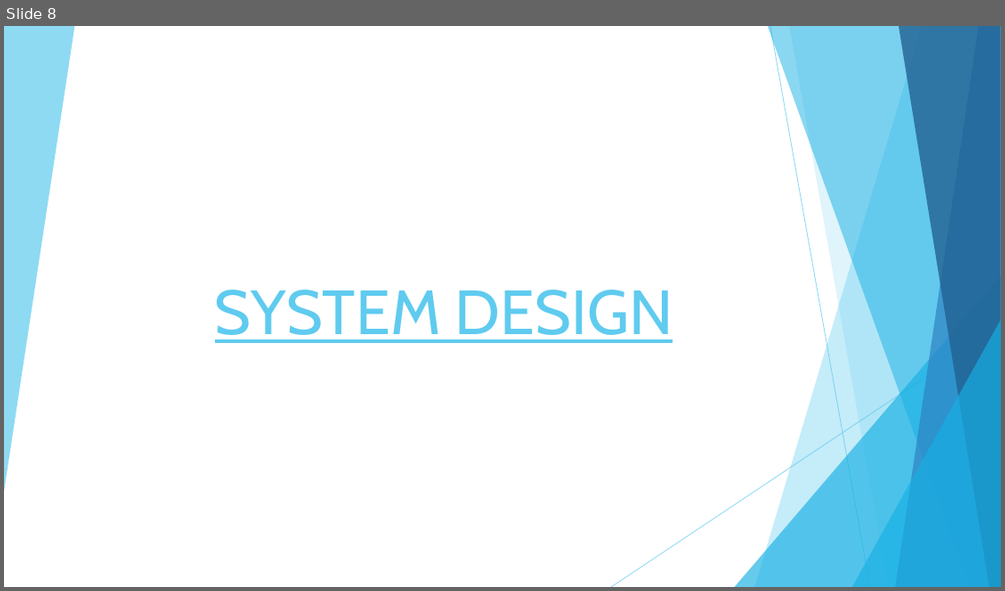
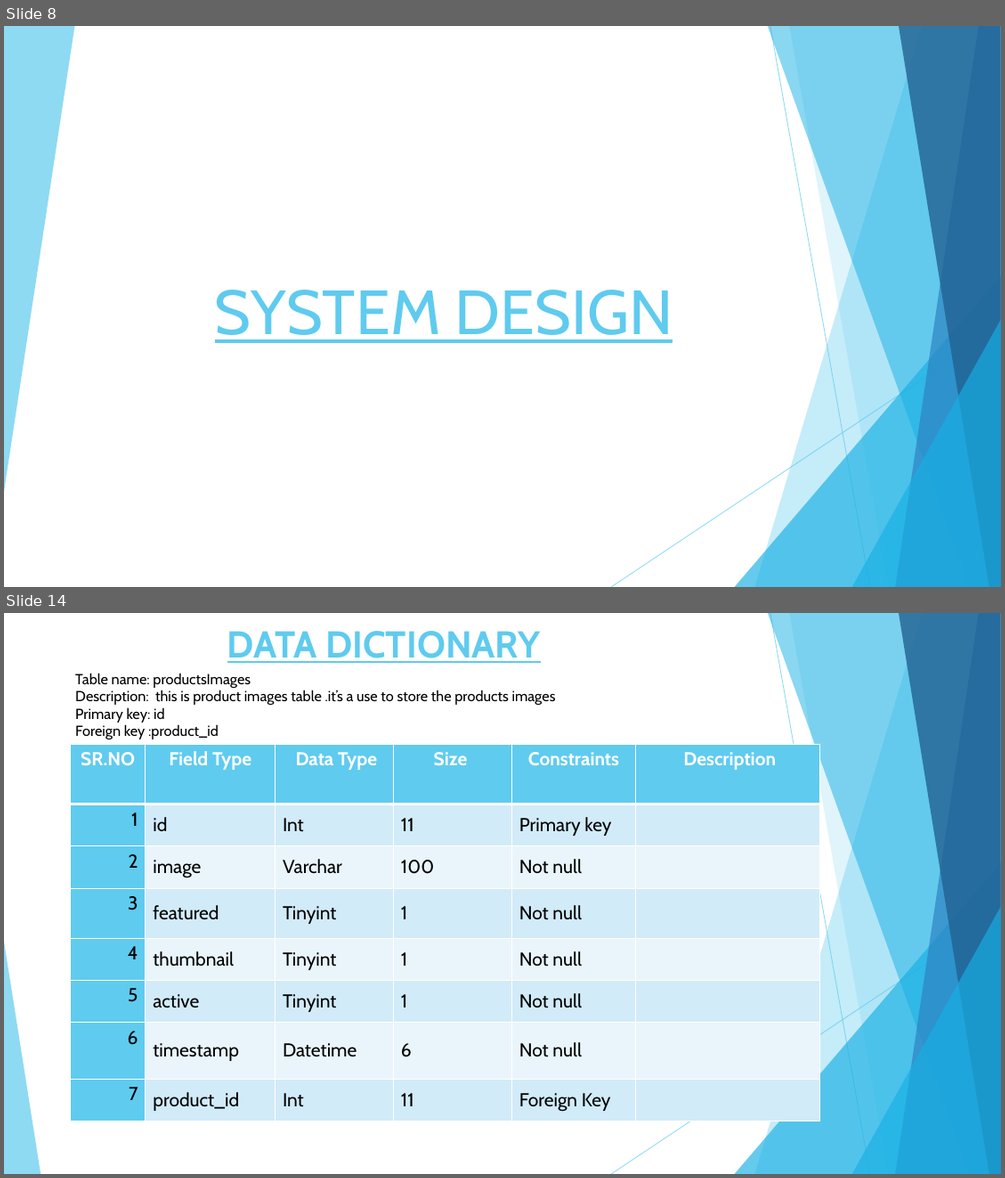
Before and after one commit to vivek-patel007/agwiscart-project, a slide deck: documents/project-agwiscart.pptx. Shown one above the other, each under a label of ours: slide 8 before the commit, slides 8 and 14 after it; the slides between them are not shown. The pictures are 1005x591 and 1005x1178 pixels, drawn with LibreOffice and Linux fonts; fonts in the diff are those of the drawing. Boxes give left, top, right and bottom in pixels: in the first picture for what was removed or moved away, otherwise in the second. Text is boxed around its words. In the diff, an @@ line names an element or a change of style, - is before the commit and + after.

```diff
--- a/documents/project-agwiscart.pptx
+++ b/documents/project-agwiscart.pptx
@@ slide 14 added at [4, 613, 1001, 1174], background #FFFFFF; not listed: 9 template elements that a slide beside it also shows @@
@@ title added at [227, 631, 540, 663], 36 pt, text #5FCBEF, bold, underline @@
+DATA DICTIONARY
@@ text added at [75, 673, 556, 739], 14 pt, text #000000 @@
+Table name: productsImages
+Description: this is product images table .it’s a use to store the products images
+Primary key: id
+Foreign key :product_id
@@ table added at [71, 744, 820, 1121], 8 rows, 6 columns @@
+SR.NO | Field Type | Data Type | Size | Constraints | Description
+1 | id | Int | 11 | Primary key | 
+2 | image | Varchar | 100 | Not null | 
+3 | featured | Tinyint | 1 | Not null | 
+4 | thumbnail | Tinyint | 1 | Not null | 
+5 | active | Tinyint | 1 | Not null | 
+6 | timestamp | Datetime | 6 | Not null | 
+7 | product_id | Int | 11 | Foreign Key | 
@@ triangle added at [4, 941, 40, 1174], fill #5FCBEF at 70% opacity @@
```
Also in this commit, not shown: 6 slides changed, 7 other slides added.
